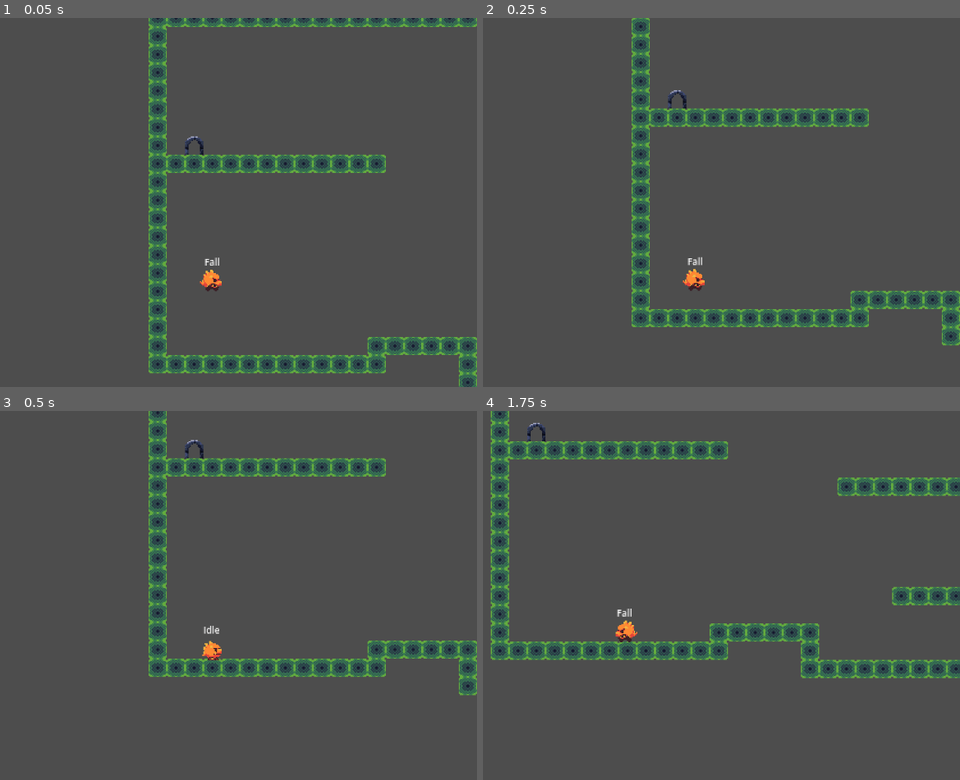
Above: before the commit, frames 1-4 (two rows, left to right).
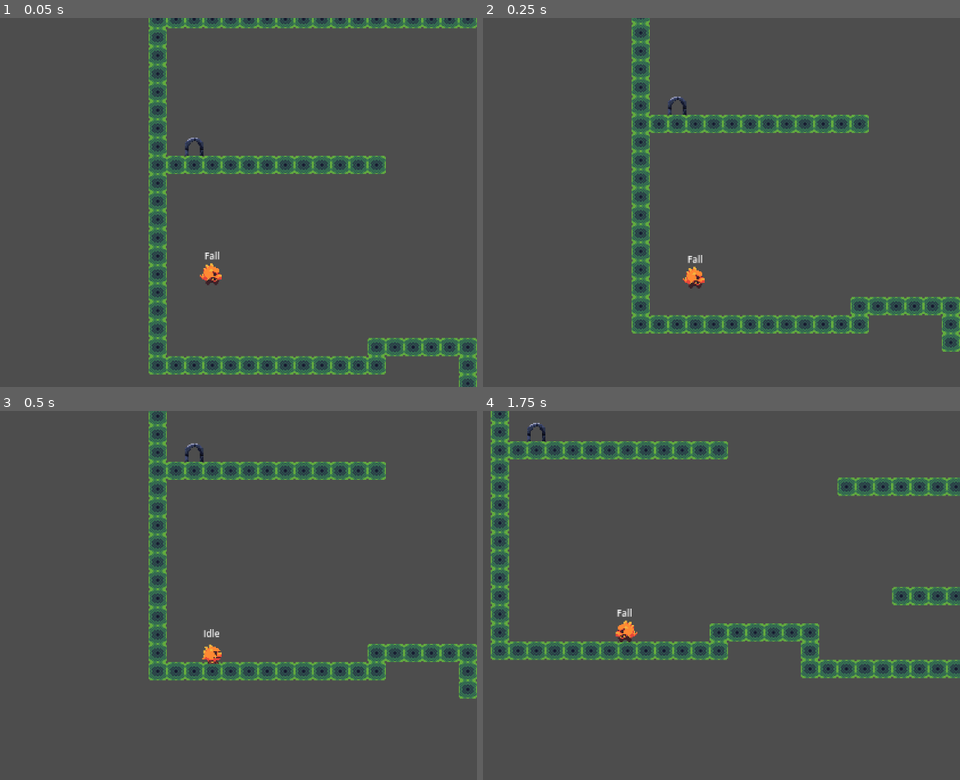
Above: after the commit, the same moments.

Repository: 2BytesGoat/ENV-DragonJump
Game: Godot game, scene res://main.tscn
Same seed, same stepped clock (60 frames per second), same inputs: the game is played once before the commit and once after it.
Inputs:
- Up to frame 1 (0.05 s): no input
- Up to frame 2 (0.25 s): no input
- Up to frame 3 (0.5 s): no input
- Up to frame 4 (1.75 s): tap Enter (ui_accept) at 0.5, 0.77, 1.52 s

The runs differ from the first frame. In frame 1, 6.4% of the frame differs, in the area x 31-100%, y 0-100%; in frame 2, 9.1%, in the area x 31-100%, y 0-91%; in frame 3, 7.1%; in frame 4, nothing differs.

Commit message:
updated player curves

Diff:
--- a/src/player/player.tscn
+++ b/src/player/player.tscn
@@ -129,7 +129,7 @@
 point_count = 2
 
 [sub_resource type="Curve" id="Curve_8pxgt"]
-_data = [Vector2(0, 1), 0.0, 0.0, 0, 0, Vector2(1, 1), 0.0, 0.0, 0, 0]
+_data = [Vector2(0, 0), 0.0, 0.0, 0, 0, Vector2(0.0841584, 1), 0.0, 0.0, 0, 0]
 point_count = 2
 
 [sub_resource type="Curve" id="Curve_rp7d2"]
